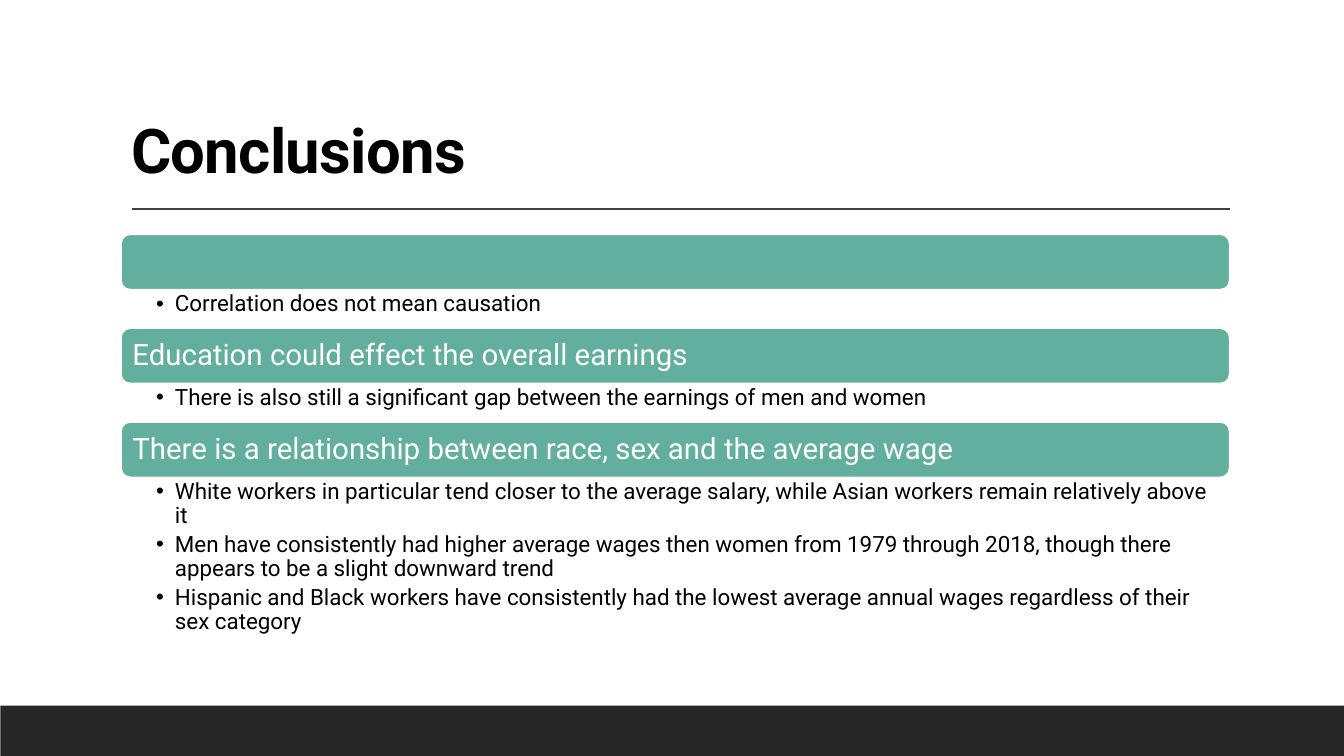
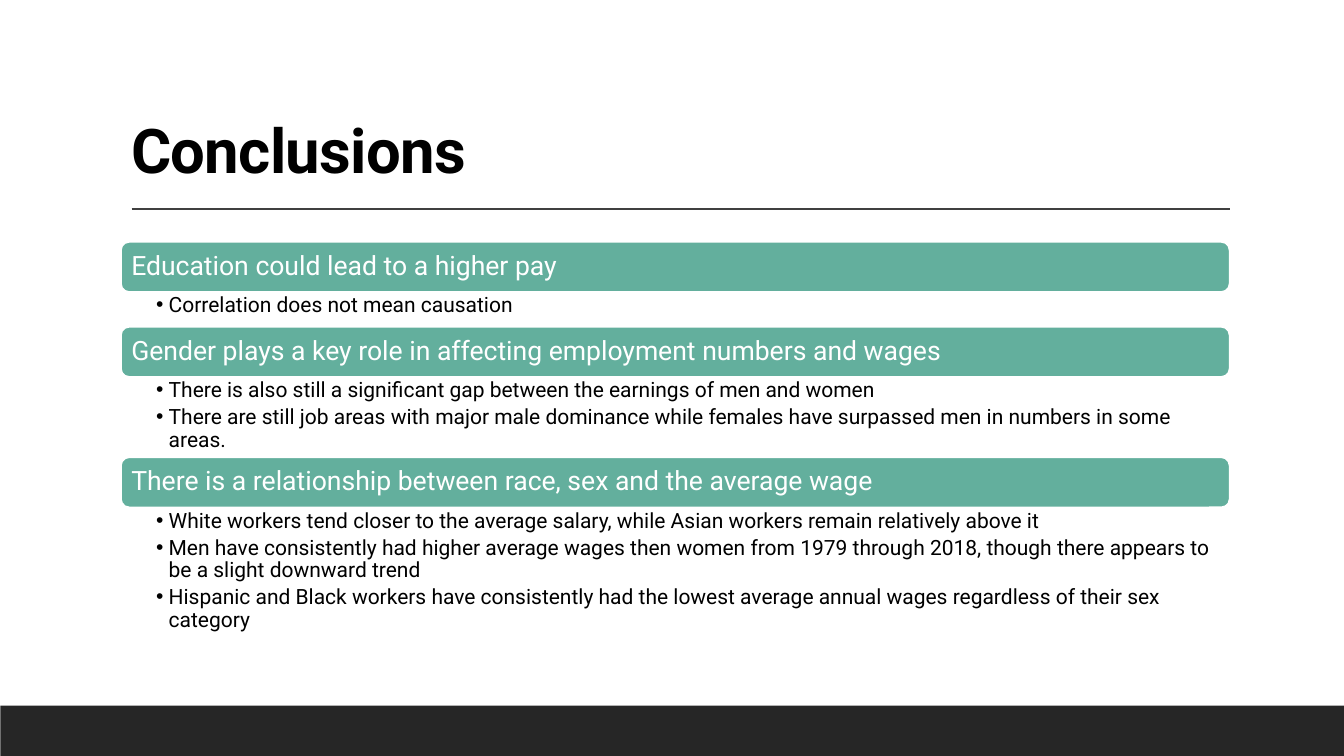
Before and after one commit to euphoniey/Project_1-team-2, a slide deck: slide 13 of Employment statistics REVA - Team 2 (1).pptx (slide 12 before the commit). Drawn at 1344x756 pixels with LibreOffice and Linux fonts; fonts in the diff are those of the drawing. Boxes give left, top, right and bottom in pixels: in the first picture for what was removed or moved away, otherwise in the second. Text is boxed around its words. In the diff, an @@ line names an element or a change of style, - is before the commit and + after.

```diff
--- a/Employment statistics REVA - Team 2 (1).pptx
+++ b/Employment statistics REVA - Team 2 (1).pptx
@@ rounded rectangle: place and size @@
-rounded rectangle at [121,234,1230,289]
+rounded rectangle at [121,242,1230,292]
@@ text added at [131,255,557,281], 19 pt, text #FFFFFF @@
+Education could lead to a higher pay
@@ text "Correlation does not mean causation" at [169,296,513,313]: size 16 to 15 pt; indent changed @@
@@ rounded rectangle: place and size @@
-rounded rectangle at [121,328,1230,383]
+rounded rectangle at [121,327,1230,377]
@@ text added at [131,340,941,366], 19 pt, text #FFFFFF @@
+Gender plays a key role in affecting employment numbers and wages
@@ text removed at [132,342,688,371] @@
-Education could effect the overall earnings
@@ text "There is also still a ...": place and size @@
-text "There is also still a ..." at [175,388,926,410]
+text "There is also still a ..." at [169,381,1170,448]
@@ text at [169,381,875,402]: size 16 to 15 pt in "There is also still a significant gap ..."; indent changed @@
@@ text at [169,408,1170,448]: paragraph added @@
+  • There are still job areas with major male dominance while females have surpassed men in numbers in some areas.
@@ rounded rectangle: place and size @@
-rounded rectangle at [121,422,1230,478]
+rounded rectangle at [121,458,1230,508]
@@ text "There is a relationship between ...": place and size @@
-text "There is a relationship between ..." at [132,437,953,465]
+text "There is a relationship between ..." at [131,470,872,496]
@@ text "There is a relationship between ..." at [131,470,872,496]: size 21 to 19 pt @@
@@ text "White workers tend closer to ...": place and size @@
-text "White workers tend closer to ..." at [175,482,1207,634]
+text "White workers tend closer to ..." at [169,512,1209,632]
@@ text at [169,512,1039,533]: text changed; size 16 to 15 pt @@
-  • White workers in particular tend closer to the average salary, while Asian workers remain relatively above it
+  • White workers tend closer to the average salary, while Asian workers remain relatively above it
@@ text at [169,539,1209,632]: size 16 to 15 pt in "Men have consistently had higher average wages ...", "Hispanic and Black workers have consistently had ..."; indent changed @@
```
Also in this commit, not shown: 7 other slides changed, 2 slides added, 1 other file.
